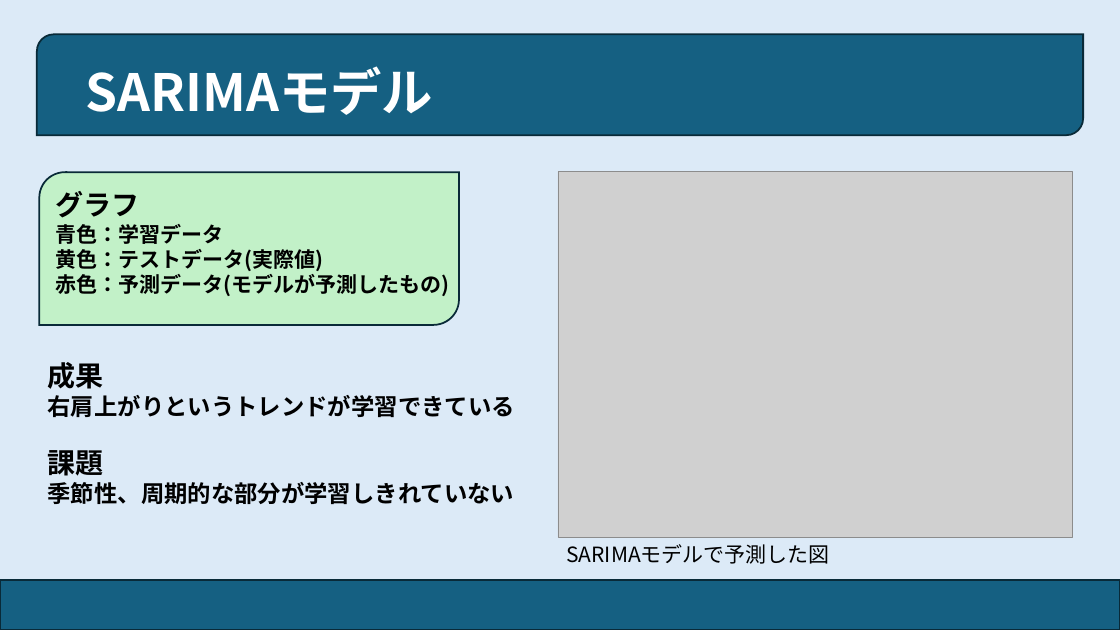
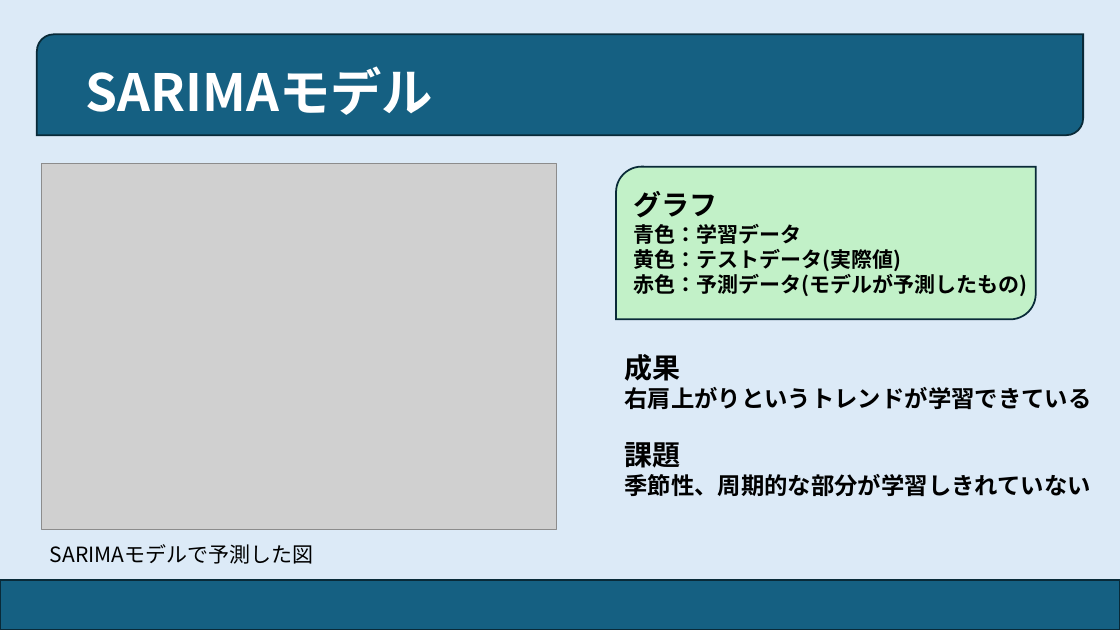
Before and after one commit to Okkyyt/time-series-prediction, a slide deck: slide 8 of submissions/slides/株価予測(プレゼン資料).pptx. Drawn at 1120x630 pixels with LibreOffice and Linux fonts; fonts in the diff are those of the drawing; grey boxes stand for pictures. Boxes give left, top, right and bottom in pixels: in the first picture for what was removed or moved away, otherwise in the second. Text is boxed around its words. In the diff, an @@ line names an element or a change of style, - is before the commit and + after.

```diff
--- a/submissions/slides/株価予測(プレゼン資料).pptx
+++ b/submissions/slides/株価予測(プレゼン資料).pptx
@@ picture moved from (x1=558, y1=171, x2=1073, y2=538) to (x1=41, y1=164, x2=556, y2=530) @@
@@ round diag rect moved from (x1=39, y1=172, x2=460, y2=325) to (x1=616, y1=166, x2=1036, y2=319) @@
@@ text "グラフ" moved from (x1=56, y1=191, x2=450, y2=296) to (x1=633, y1=191, x2=1027, y2=296) @@
@@ text "成果" moved from (x1=48, y1=362, x2=515, y2=504) to (x1=624, y1=354, x2=1091, y2=496) @@
@@ text "SARIMAモデルで予測した図" moved from (x1=566, y1=544, x2=830, y2=564) to (x1=50, y1=544, x2=314, y2=564) @@
```
Also in this commit, not shown: 3 other slides changed.
